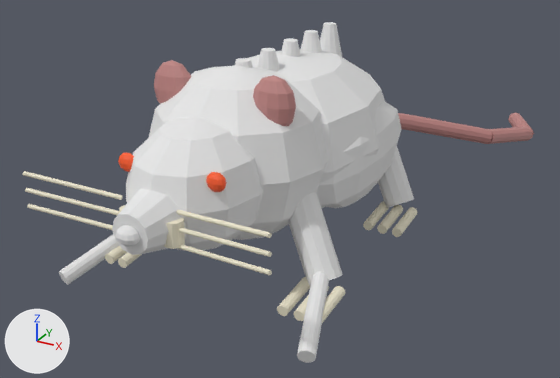
A saved change to the OBJ model projects/labs/scene-benchmarks/assets/models/b009/rat.obj.
Both versions are drawn from a 50 mm lens placed at (1.67, -2.91, 1.77), pointed at (-0.11, 0.33, 0.15). The lights are fixed; the arrows at lower left show +X, +Y and +Z. The picture after the commit comes second. Where no turn or scale is listed for an object, it has been applied to the vertices.

The scene before the commit, as lines of its bpy script (objects in view):
```python
ob_dorsal_ridge = bpy.data.objects.new('Dorsal_ridge', me_dorsal_ridge)
ob_dorsal_ridge.location = (0.0, 0.0, 0.0)
ob_dorsal_ridge_001 = bpy.data.objects.new('Dorsal_ridge.001', me_dorsal_ridge_001)
ob_dorsal_ridge_001.location = (0.0, 0.0, 0.0)
ob_dorsal_ridge_002 = bpy.data.objects.new('Dorsal_ridge.002', me_dorsal_ridge_002)
ob_dorsal_ridge_002.location = (0.0, 0.0, 0.0)
ob_dorsal_ridge_003 = bpy.data.objects.new('Dorsal_ridge.003', me_dorsal_ridge_003)
ob_dorsal_ridge_003.location = (0.0, 0.0, 0.0)
ob_rat_body = bpy.data.objects.new('Rat_body', me_rat_body)
ob_rat_body.location = (0.0, 0.0, 0.0)
ob_rat_ear = bpy.data.objects.new('Rat_ear', me_rat_ear)
ob_rat_ear.location = (0.0, 0.0, 0.0)
ob_rat_head = bpy.data.objects.new('Rat_head', me_rat_head)
ob_rat_head.location = (0.0, 0.0, 0.0)
ob_rat_muzzle = bpy.data.objects.new('Rat_muzzle', me_rat_muzzle)
ob_rat_muzzle.location = (0.0, 0.0, 0.0)
ob_rat_shoulders = bpy.data.objects.new('Rat_shoulders', me_rat_shoulders)
ob_rat_shoulders.location = (0.0, 0.0, 0.0)
# also in view: 'Whisker.003' at (0.34, -0.9, 0.45); 'Whisker.005' at (0.34, -0.9, 0.59); 'Long_foreclaw' at (-0.54, -0.56, 0.1); 'Mutated_fang.001' at (0.1, -0.86, 0.48); 'Rat_tail.002' at (0.73, 1.7, 0.16)
```
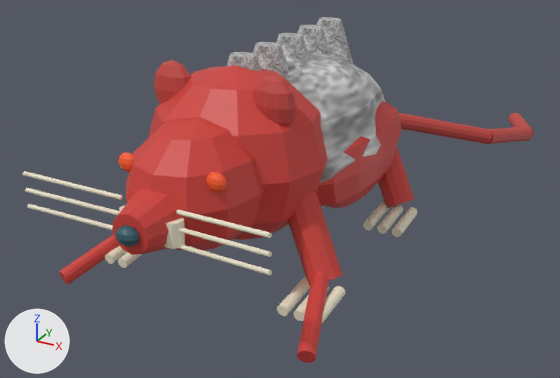
Where the change shows, as pixel boxes [x1, y1, x2, y2] in the pictures (560 x 378 px):
'Rat_shoulders', surface changed, recoloured (white to red)
    both: [148, 66, 328, 240]
'Rat_head', surface changed, recoloured (white to red)
    both: [126, 117, 263, 251]
'Rat_body', surface changed (white to grey)
    both: [281, 53, 385, 209]
'Mutant_flank.001', recoloured (white to red)
    both: [317, 101, 402, 208]
'Rat_leg.002', recoloured (white to red)
    both: [288, 192, 343, 286]
'Rat_muzzle', surface changed, recoloured (white to red)
    both: [112, 188, 187, 255]
'Long_foreclaw.001', recoloured (white to red)
    both: [297, 272, 329, 363]
'Rat_ear.001', recoloured (darker)
    both: [253, 75, 296, 126]
'Rat_tail.001', recoloured (darker)
    both: [410, 115, 492, 144]
'Rat_leg.003', recoloured (white to red)
    both: [378, 147, 414, 208]
'Rat_ear', recoloured (darker)
    both: [154, 60, 191, 104]
'Long_foreclaw', recoloured (white to red)
    both: [59, 234, 120, 285]
'Dorsal_ridge', surface changed, rescaled
    before: [320, 22, 342, 57]
    after: [317, 17, 353, 64]
'Dorsal_ridge.003', surface changed, rescaled
    before: [258, 48, 280, 72]
    after: [253, 42, 289, 75]
'Dorsal_ridge.001', surface changed, rescaled
    before: [300, 30, 322, 53]
    after: [297, 25, 330, 55]
'Dorsal_ridge.002', surface changed, rescaled
    before: [281, 38, 301, 57]
    after: [276, 33, 309, 60]
'Rat_tail.002', recoloured (darker)
    both: [488, 127, 533, 144]
'Dorsal_ridge.004', surface changed, rescaled
    before: [235, 58, 253, 68]
    after: [227, 52, 261, 71]
'Rat_nose', recoloured (white to dark cyan)
    both: [115, 225, 140, 247]
'Rat_tail.003', recoloured (pink to red)
    both: [508, 113, 534, 137]
'Rat_tail', recoloured (darker)
    both: [398, 113, 414, 130]

Patch to the scene script:
```diff
--- a/projects/labs/scene-benchmarks/assets/models/b009/rat.obj.py
+++ b/projects/labs/scene-benchmarks/assets/models/b009/rat.obj.py
@@ mat_mutant_mottled_grey @@
 mat_mutant_mottled_grey = principled_material('Mutant_mottled_grey')
-mat_mutant_mottled_grey.base_color = (0.8, 0.8, 0.8)  # white #e7e7e7
-mat_mutant_mottled_grey.roughness = 1.0
+mat_mutant_mottled_grey.texture = img_mutant_fur_png
@@ mat_exposed_mutant_muscle @@
 mat_exposed_mutant_muscle = principled_material('Exposed_mutant_muscle')
-mat_exposed_mutant_muscle.base_color = (0.8, 0.8, 0.8)  # white #e7e7e7
+mat_exposed_mutant_muscle.base_color = (0.62, 0.05, 0.04)  # red #ce3f38
 mat_exposed_mutant_muscle.roughness = 1.0
@@ mat_rat_tail @@
 mat_rat_tail = principled_material('Rat_tail')
-mat_rat_tail.base_color = (0.53, 0.24, 0.23)  # pink #c08684
+mat_rat_tail.base_color = (0.55, 0.06, 0.05)  # red #c4453f
@@ mat_eyes @@
 mat_eyes = principled_material('Eyes')
-mat_eyes.base_color = (0.8, 0.8, 0.8)  # white #e7e7e7
+mat_eyes.base_color = (0.03, 0.1, 0.13)  # dark cyan #305965
 mat_eyes.roughness = 1.0
@@ me_dorsal_ridge @@
-me_dorsal_ridge.from_pydata(...)  # 24 vertices, 44 faces; spans x -0.07..0.07, y 0.58..0.72, z 0.78..0.96
+me_dorsal_ridge.from_pydata(...)  # 24 vertices, 44 faces; spans x -0.133..0.133, y 0.552..0.748, z 0.757..0.982
+# me_dorsal_ridge part 1: the whole mesh is scaled about its middle by (1.9, 1.4, 1.25)
 me_dorsal_ridge.materials.append(mat_mutant_mottled_grey)
@@ me_dorsal_ridge_001 @@
-me_dorsal_ridge_001.from_pydata(...)  # 24 vertices, 44 faces; spans x -0.07..0.07, y 0.37..0.51, z 0.78..0.96
+me_dorsal_ridge_001.from_pydata(...)  # 24 vertices, 44 faces; spans x -0.133..0.133, y 0.342..0.538, z 0.757..0.982
+# me_dorsal_ridge_001 part 2: the whole mesh is scaled about its middle by (1.9, 1.4, 1.25)
 me_dorsal_ridge_001.materials.append(mat_mutant_mottled_grey)
@@ me_dorsal_ridge_002 @@
-me_dorsal_ridge_002.from_pydata(...)  # 24 vertices, 44 faces; spans x -0.07..0.07, y 0.16..0.3, z 0.78..0.96
+me_dorsal_ridge_002.from_pydata(...)  # 24 vertices, 44 faces; spans x -0.133..0.133, y 0.132..0.328, z 0.757..0.983
+# me_dorsal_ridge_002 part 3: the whole mesh is scaled about its middle by (1.9, 1.4, 1.25)
 me_dorsal_ridge_002.materials.append(mat_mutant_mottled_grey)
@@ me_dorsal_ridge_003 @@
-me_dorsal_ridge_003.from_pydata(...)  # 24 vertices, 44 faces; spans x -0.07..0.07, y -0.05..0.09, z 0.78..0.96
+me_dorsal_ridge_003.from_pydata(...)  # 24 vertices, 44 faces; spans x -0.133..0.133, y -0.078..0.118, z 0.757..0.983
+# me_dorsal_ridge_003 part 4: the whole mesh is scaled about its middle by (1.9, 1.4, 1.25)
 me_dorsal_ridge_003.materials.append(mat_mutant_mottled_grey)
@@ me_dorsal_ridge_004 @@
-me_dorsal_ridge_004.from_pydata(...)  # 24 vertices, 44 faces; spans x -0.07..0.07, y -0.26..-0.12, z 0.78..0.96
+me_dorsal_ridge_004.from_pydata(...)  # 24 vertices, 44 faces; spans x -0.133..0.133, y -0.288..-0.092, z 0.757..0.983
+# me_dorsal_ridge_004 part 5: the whole mesh is scaled about its middle by (1.9, 1.4, 1.25)
 me_dorsal_ridge_004.materials.append(mat_mutant_mottled_grey)
@@ me_rat_head @@
 me_rat_head.from_pydata(...)  # 62 vertices, 120 faces; spans x -0.28..0.28, y -0.88..-0.2, z 0.27..0.81
-me_rat_head.materials.append(mat_mutant_mottled_grey)  # white #e7e7e7
+me_rat_head.materials.append(mat_exposed_mutant_muscle)  # red #ce3f38
@@ me_rat_muzzle @@
 me_rat_muzzle.from_pydata(...)  # 24 vertices, 44 faces; spans x -0.18..0.18, y -0.99..-0.65, z 0.32..0.68
-me_rat_muzzle.materials.append(mat_mutant_mottled_grey)  # white #e7e7e7
+me_rat_muzzle.materials.append(mat_exposed_mutant_muscle)  # red #ce3f38
@@ me_rat_shoulders @@
 me_rat_shoulders.from_pydata(...)  # 62 vertices, 120 faces; spans x -0.41..0.41, y -0.62..0.12, z 0.19..0.95
-me_rat_shoulders.materials.append(mat_mutant_mottled_grey)  # white #e7e7e7
+me_rat_shoulders.materials.append(mat_exposed_mutant_muscle)  # red #ce3f38
```
